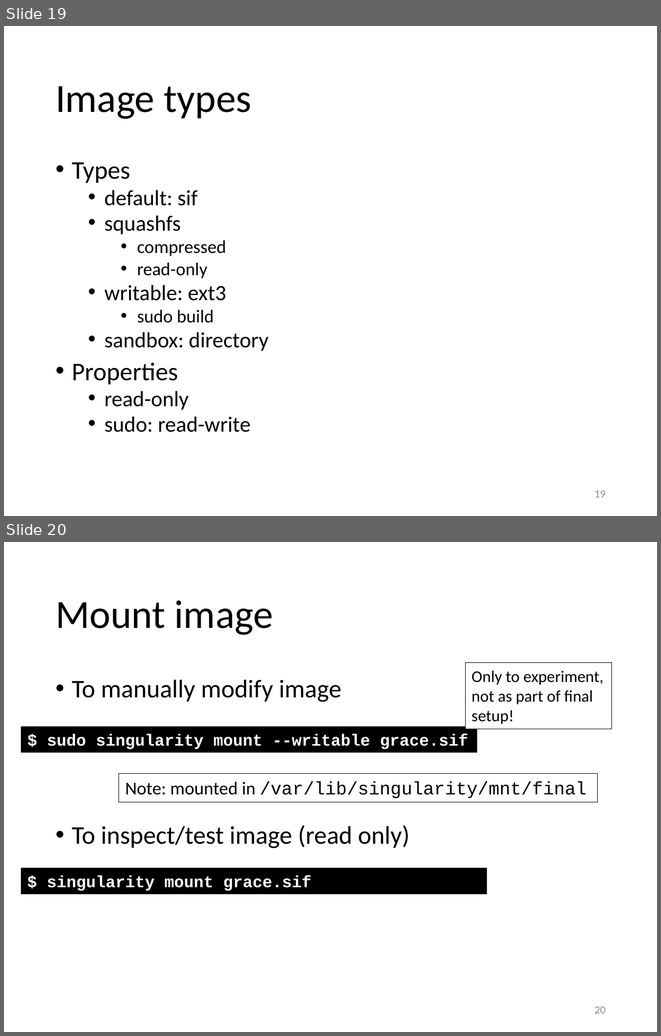
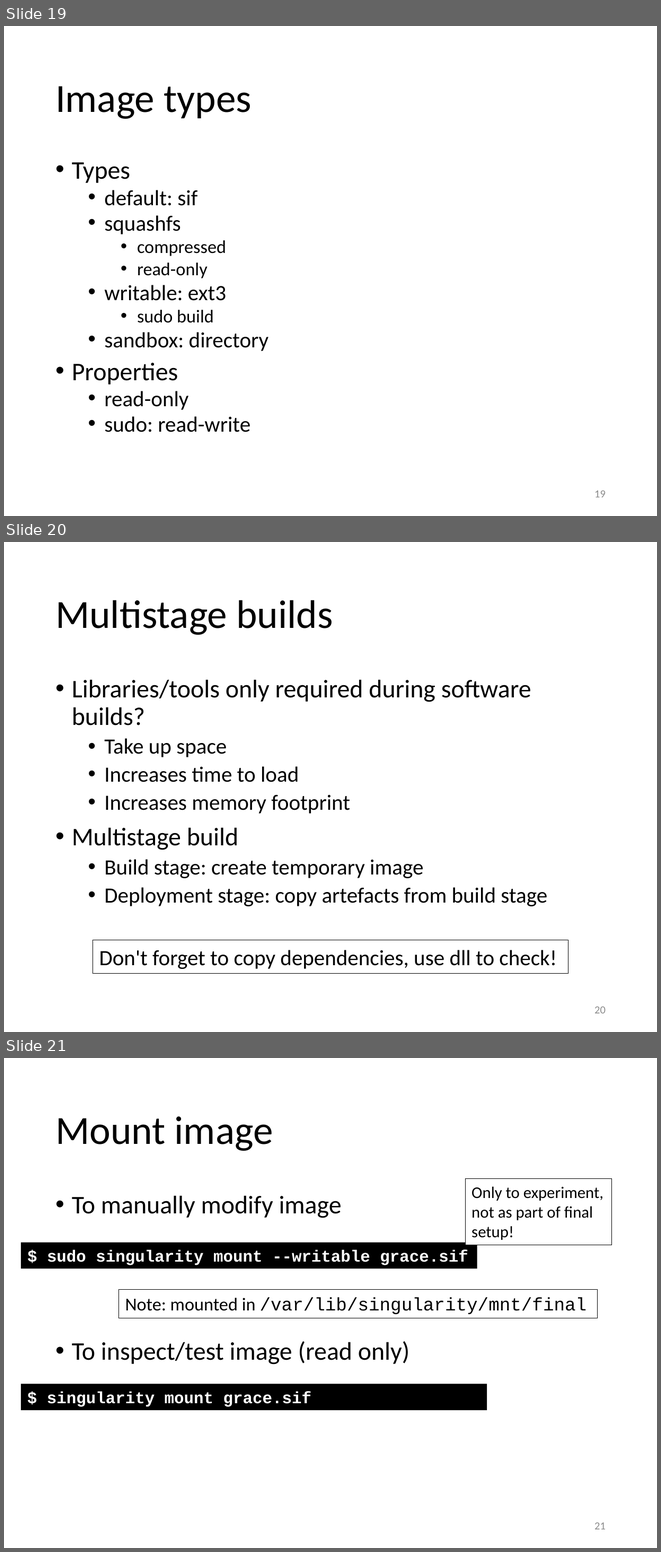
Before and after one commit to gjbex/Containers-for-HPC, a slide deck: singularity.pptx. Shown one above the other, each under a label of ours: slides 19 and 20 before the commit, slides 19, 20 and 21 after it. The pictures are 661x1036 and 661x1552 pixels, drawn with LibreOffice and Linux fonts; fonts in the diff are those of the drawing. Boxes give left, top, right and bottom in pixels: in the first picture for what was removed or moved away, otherwise in the second. Text is boxed around its words. In the diff, an @@ line names an element or a change of style, - is before the commit and + after.

Commit message:
Add slide on multistage builds

```diff
--- a/singularity.pptx
+++ b/singularity.pptx
@@ slide 20 added at [4, 542, 657, 1032], background #FFFFFF @@
@@ title added at [55, 600, 333, 635], 44 pt, text #000000 @@
+Multistage builds
@@ text added at [72, 679, 547, 906], 24 pt, text #000000 @@
+• Libraries/tools only required during software builds?
+  • Take up space
+  • Increases time to load
+  • Increases memory footprint
+• Multistage build
+  • Build stage: create temporary image
+  • Deployment stage: copy artefacts from build stage
@@ rectangle added at [93, 941, 568, 973], outline #000000 0.75 pt, 24 pt, text #000000 @@
+Don't forget to copy dependencies, use dll to check!
@@ page number added at [594, 1006, 606, 1013], 12 pt, text #8C8C8C @@
+20
@@ what was slide 20 is now slide 21 @@
@@ page number at [594, 1522, 606, 1529]: text changed @@
-20
+21
```
